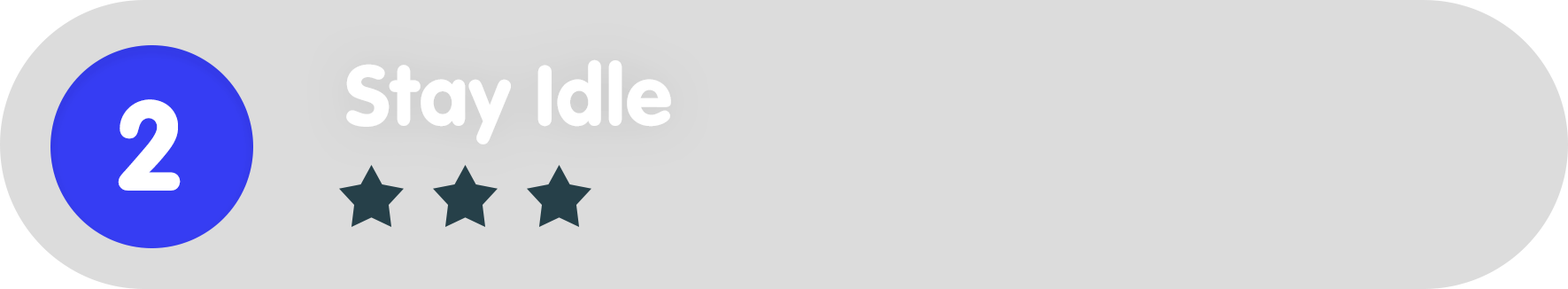
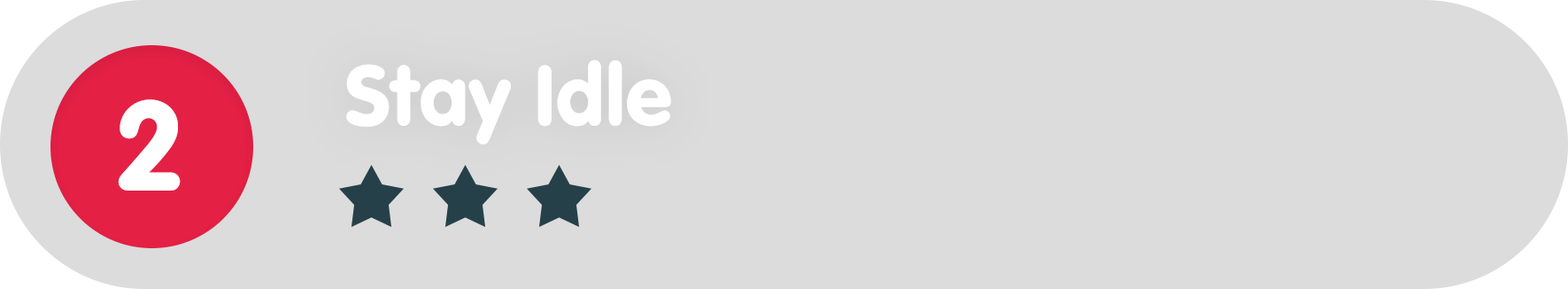
Two versions of the same layered image (1568x289). Layer-by-layer changes:
painted on "Ellipse_green" over [50, 45, 254, 248]
